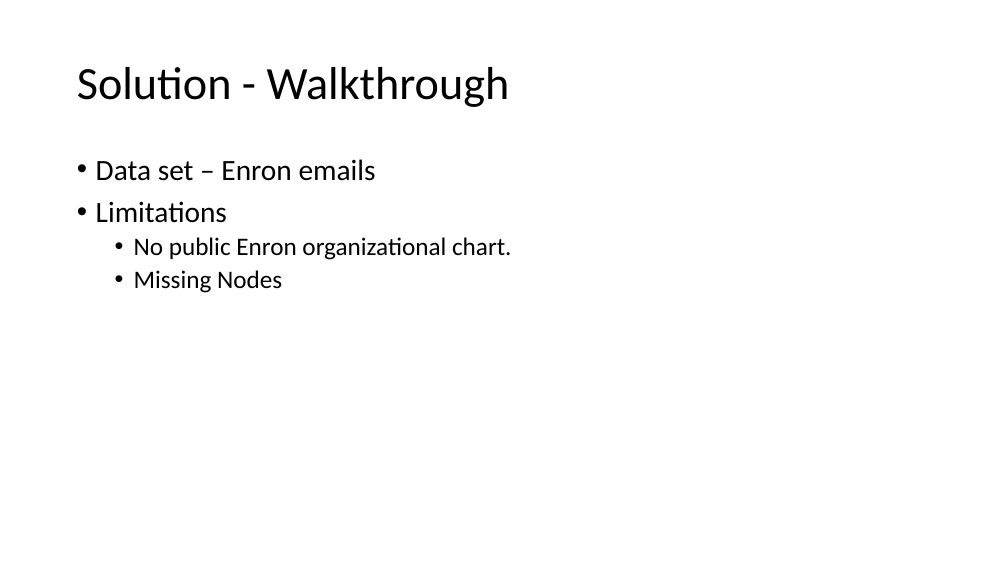
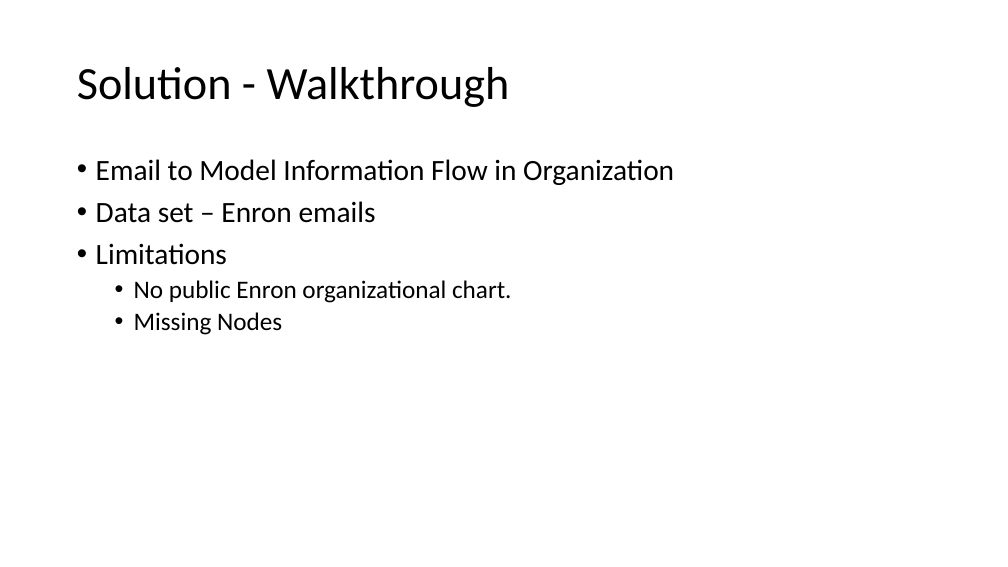
Before and after one commit to robbarwell123/COMP5209, a slide deck: slide 6 of Presentation/DSOCPresentation.pptx. Drawn at 1008x567 pixels with LibreOffice and Linux fonts; fonts in the diff are those of the drawing. Boxes give left, top, right and bottom in pixels: in the first picture for what was removed or moved away, otherwise in the second. Text is boxed around its words. In the diff, an @@ line names an element or a change of style, - is before the commit and + after.

```diff
--- a/Presentation/DSOCPresentation.pptx
+++ b/Presentation/DSOCPresentation.pptx
@@ text at bbox=[96, 159, 674, 185]: paragraph added @@
+• Email to Model Information Flow in Organization
```
Also in this commit, not shown: 2 other slides changed, 1 other file.
